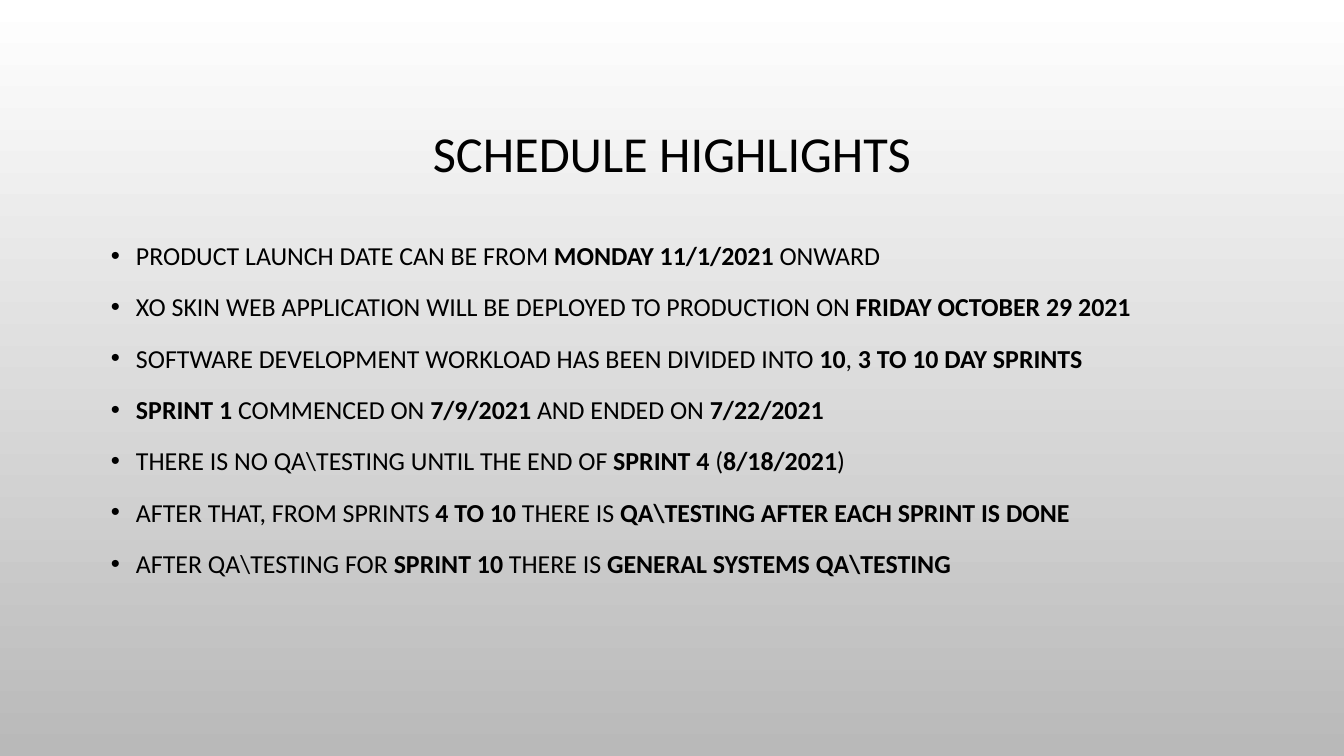
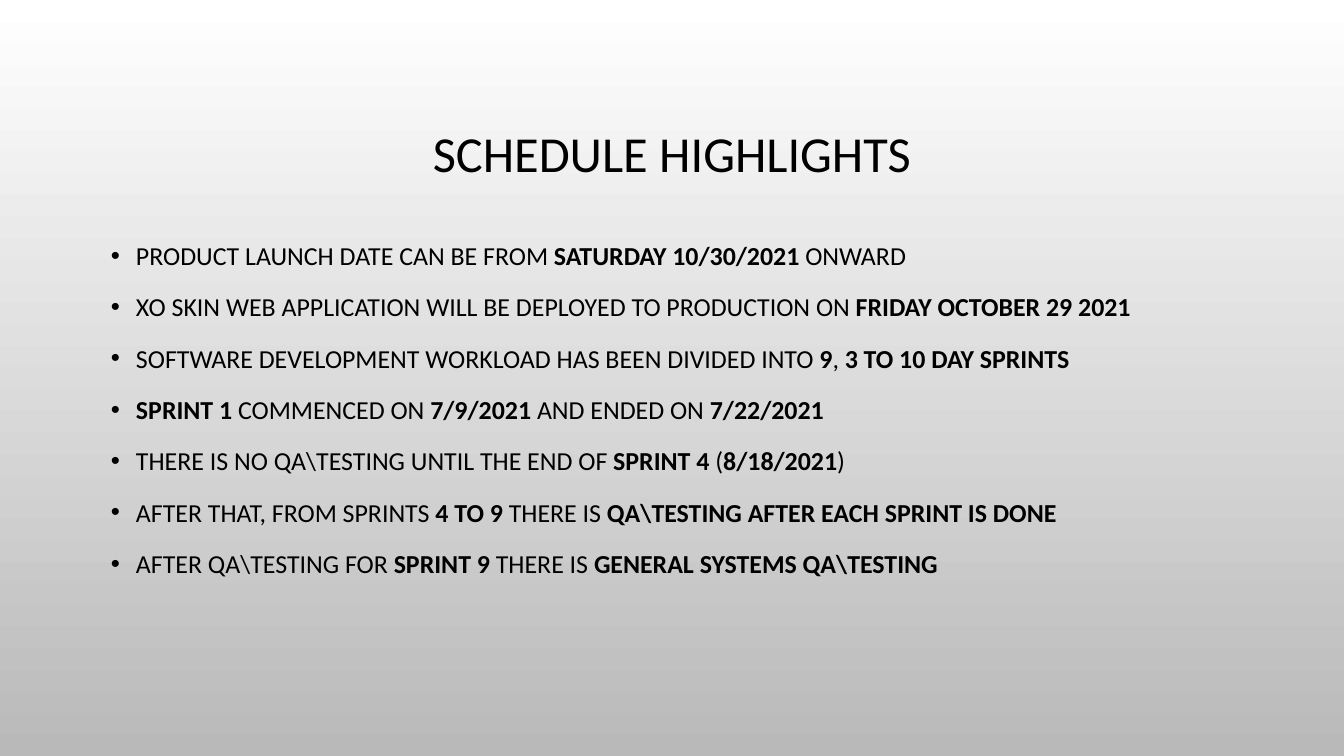
Before and after one commit to rperez-rosario/XO, a slide deck: slide 2 of ProjectDocuments/ProjectManagement/XO Skin Web Application Project Plan.pptx. Drawn at 1344x756 pixels with LibreOffice and Linux fonts; fonts in the diff are those of the drawing; background and template pictures are left out. Boxes give left, top, right and bottom in pixels: in the first picture for what was removed or moved away, otherwise in the second. Text is boxed around its words. In the diff, an @@ line names an element or a change of style, - is before the commit and + after.

```diff
--- a/ProjectDocuments/ProjectManagement/XO Skin Web Application Project Plan.pptx
+++ b/ProjectDocuments/ProjectManagement/XO Skin Web Application Project Plan.pptx
@@ text at (x1=136, y1=246, x2=906, y2=267): text changed @@
-• PRODUCT LAUNCH DATE CAN BE FROM MONDAY 11/1/2021 ONWARD
+• PRODUCT LAUNCH DATE CAN BE FROM SATURDAY 10/30/2021 ONWARD
@@ text at (x1=136, y1=351, x2=1069, y2=371): text changed @@
-• SOFTWARE DEVELOPMENT WORKLOAD HAS BEEN DIVIDED INTO 10, 3 TO 10 DAY SPRINTS
+• SOFTWARE DEVELOPMENT WORKLOAD HAS BEEN DIVIDED INTO 9, 3 TO 10 DAY SPRINTS
@@ text at (x1=136, y1=504, x2=1057, y2=577): text changed @@
-• AFTER THAT, FROM SPRINTS 4 TO 10 THERE IS QA\TESTING AFTER EACH SPRINT IS DONE
-• AFTER QA\TESTING FOR SPRINT 10 THERE IS GENERAL SYSTEMS QA\TESTING
+• AFTER THAT, FROM SPRINTS 4 TO 9 THERE IS QA\TESTING AFTER EACH SPRINT IS DONE
+• AFTER QA\TESTING FOR SPRINT 9 THERE IS GENERAL SYSTEMS QA\TESTING
```
Also in this commit, not shown: 3 other slides changed.
